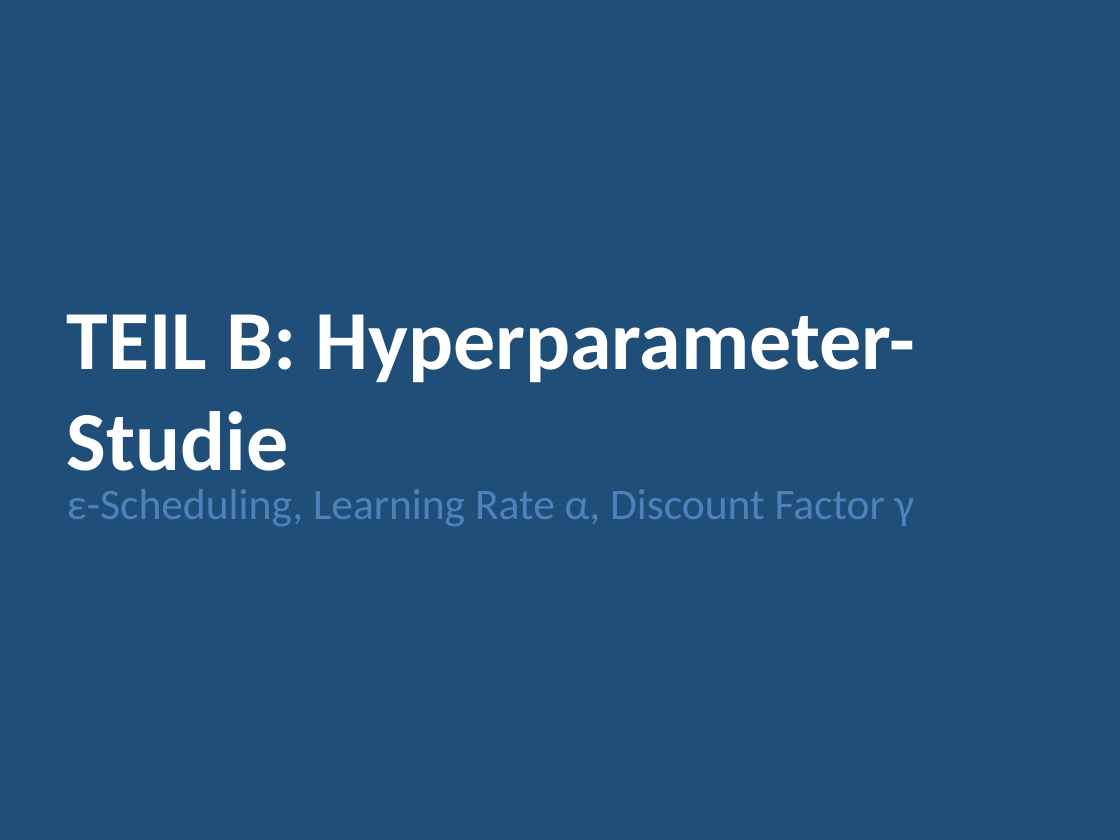
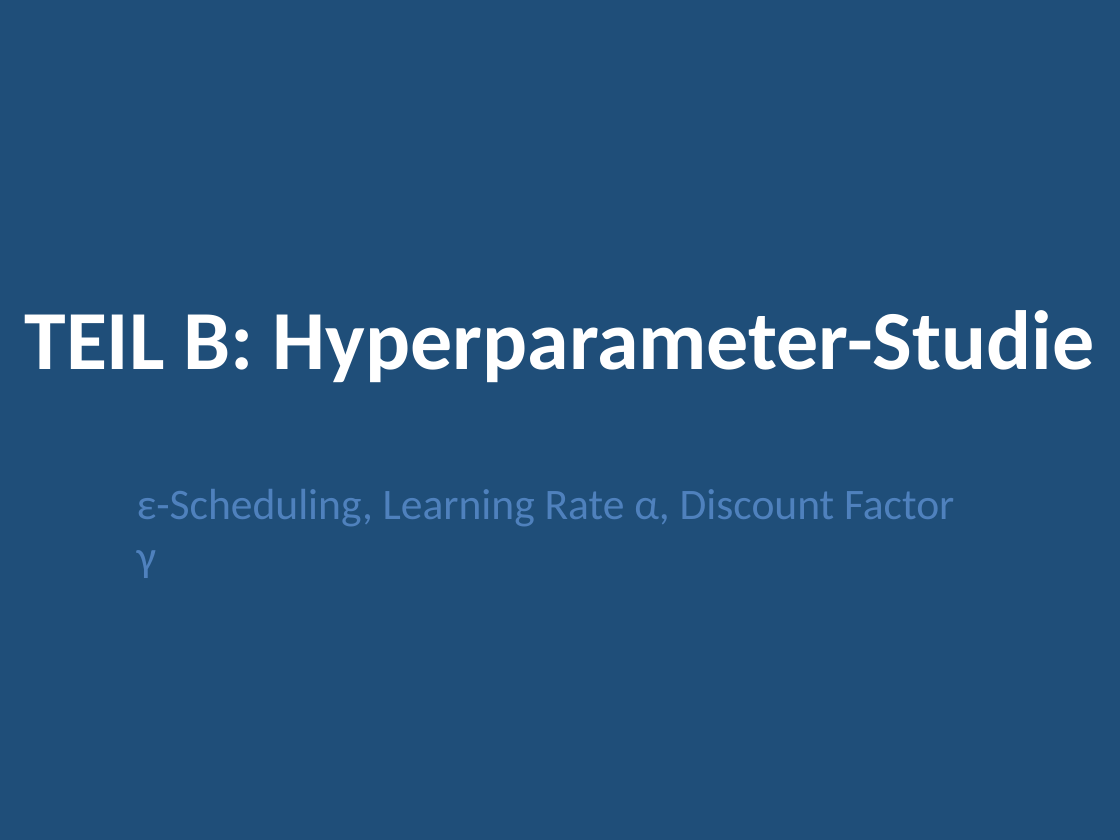
Before and after one commit to dennisddschulz/cas-artificial-intelligence, a slide deck: slide 1 of 09_temporal_difference_method/TEIL_B/TEIL_B_Presentation.pptx. Drawn at 1120x840 pixels with LibreOffice and Linux fonts; fonts in the diff are those of the drawing. Boxes give left, top, right and bottom in pixels: in the first picture for what was removed or moved away, otherwise in the second. Text is boxed around its words. In the diff, an @@ line names an element or a change of style, - is before the commit and + after.

```diff
--- a/09_temporal_difference_method/TEIL_B/TEIL_B_Presentation.pptx
+++ b/09_temporal_difference_method/TEIL_B/TEIL_B_Presentation.pptx
@@ text "TEIL B: Hyperparameter-Studie" rewrapped from (x1=67, y1=314, x2=915, y2=471) to (x1=24, y1=310, x2=1095, y2=383) @@
@@ text "ε-Scheduling, Learning Rate α, Discount ..." rewrapped from (x1=67, y1=489, x2=914, y2=526) to (x1=137, y1=489, x2=954, y2=578) @@
```
Also in this commit, not shown: 9 other slides changed.
